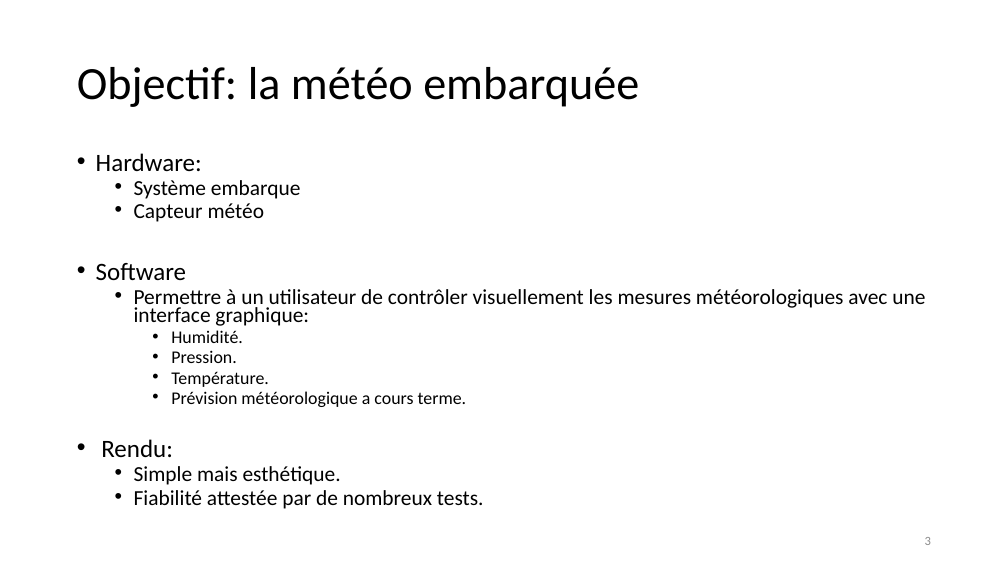
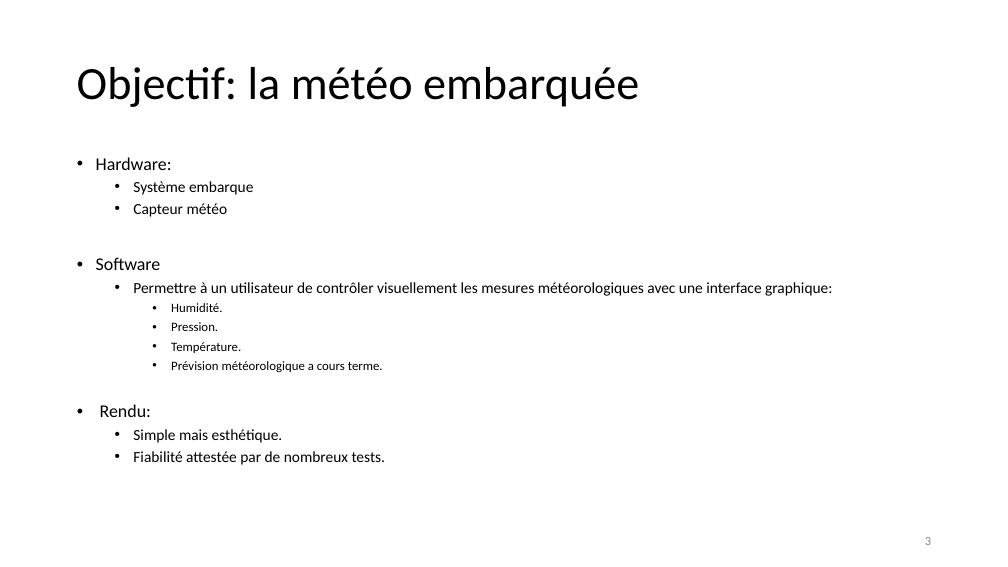
Before and after one commit to jeromelane/WeatherCheckingRpi, a slide deck: slide 3 of weathercheckingrpi/doc/Presentations/projet_meteo_JL_KG_17042019v2.pptx. Drawn at 1008x567 pixels with LibreOffice and Linux fonts; fonts in the diff are those of the drawing. Boxes give left, top, right and bottom in pixels: in the first picture for what was removed or moved away, otherwise in the second. Text is boxed around its words. In the diff, an @@ line names an element or a change of style, - is before the commit and + after.

```diff
--- a/weathercheckingrpi/doc/Presentations/projet_meteo_JL_KG_17042019v2.pptx
+++ b/weathercheckingrpi/doc/Presentations/projet_meteo_JL_KG_17042019v2.pptx
@@ text "Hardware:" at (x1=96, y1=157, x2=832, y2=465): size 23.8 to 17.1 pt in "Hardware:", "Software", "Rendu:"; size 20.4 to 14.6 pt in "Système embarque", "Capteur météo", "Permettre à un utilisateur de contrôler visuellement ...", "Simple mais esthétique." and 1 more places; size 17 to 12.2 pt in "Humidité.", "Pression.", "Température.", "Prévision météorologique a cours terme."; line spacing 0.7 to 0.9 @@
```
Also in this commit, not shown: 17 other slides changed, 21 other files.
